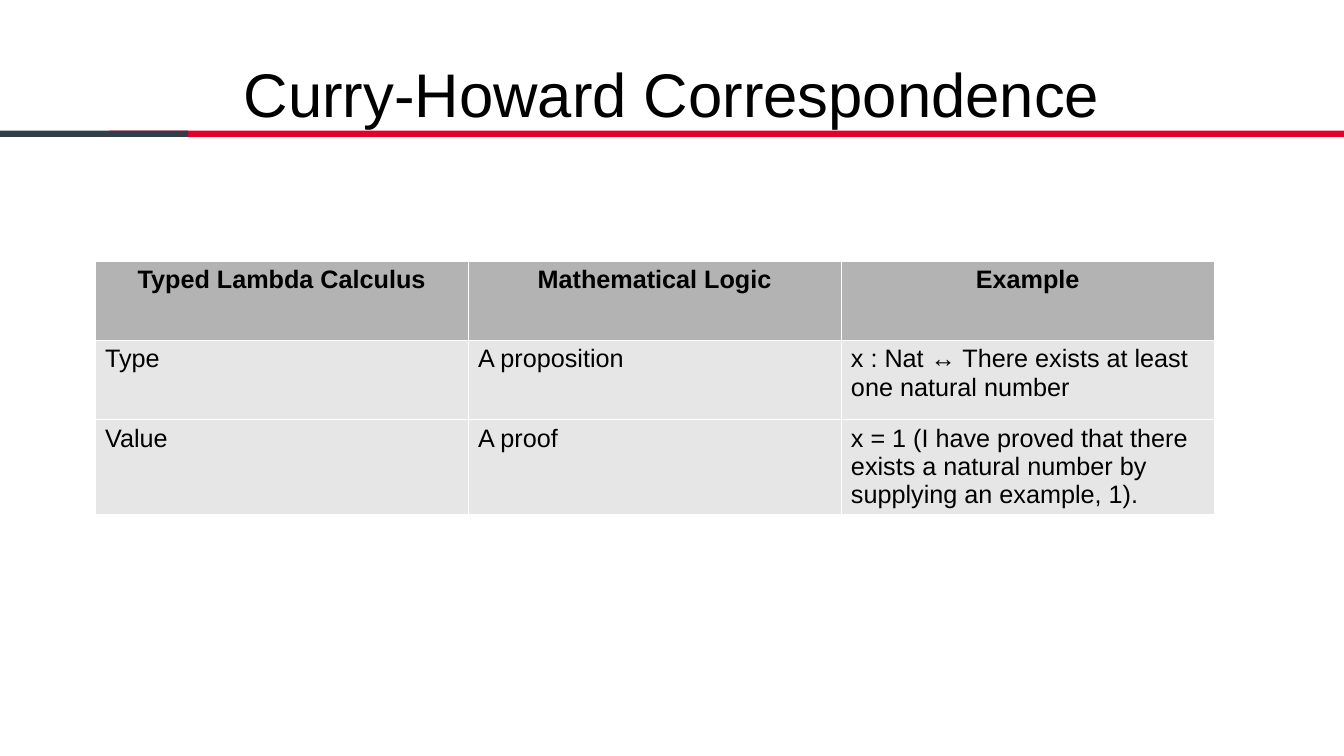
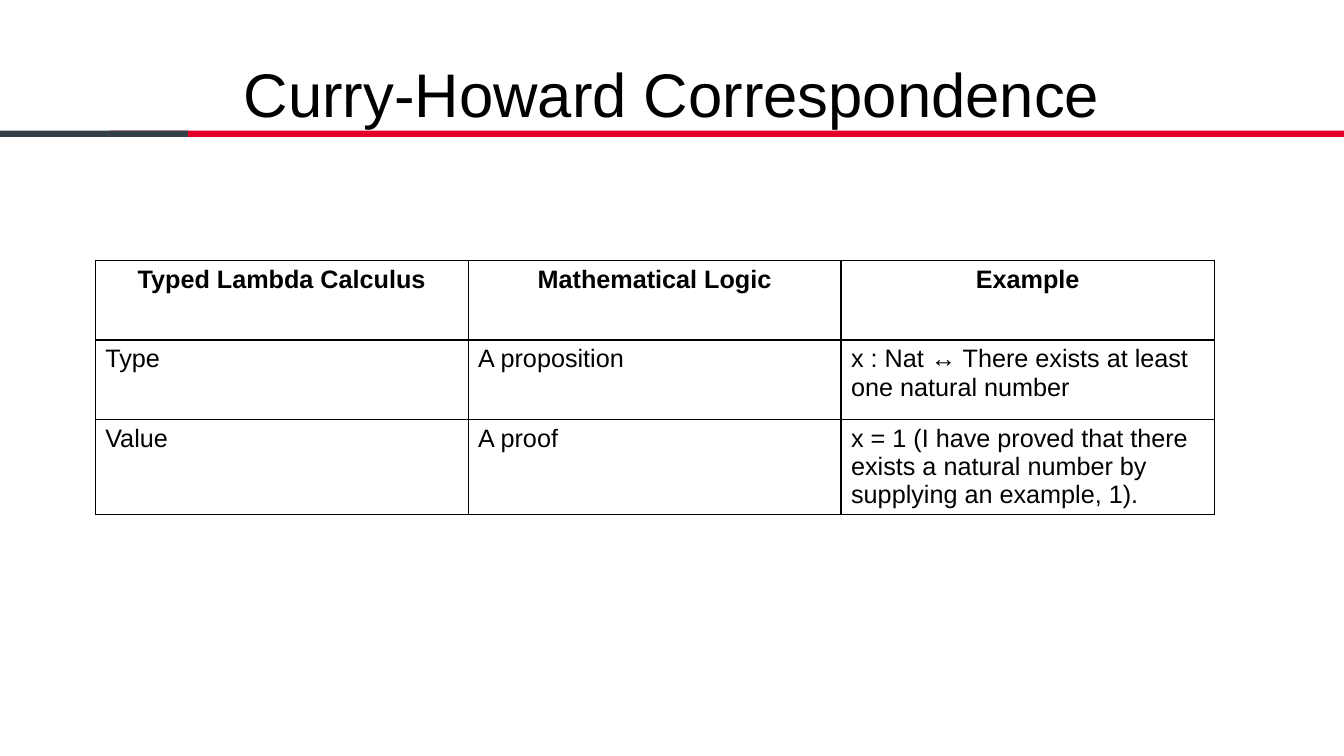
Before and after one commit to A1kmm/dependently-typed-revolution-lambdajam, a slide deck: slide 5 of Talk.pptx. Drawn at 1344x756 pixels with LibreOffice and Linux fonts; fonts in the diff are those of the drawing; background and template pictures are left out. Boxes give left, top, right and bottom in pixels: in the first picture for what was removed or moved away, otherwise in the second. Text is boxed around its words. In the diff, an @@ line names an element or a change of style, - is before the commit and + after.

```diff
--- a/Talk.pptx
+++ b/Talk.pptx
@@ table at [95,261,1214,514] @@
@@ fill #B3B3B3 to none in row 1 @@
@@ fill #E6E6E6 to none in 6 cells @@
@@ borders changed @@
```
Also in this commit, not shown: 3 other slides changed, 1 slide added, 1 other file.
